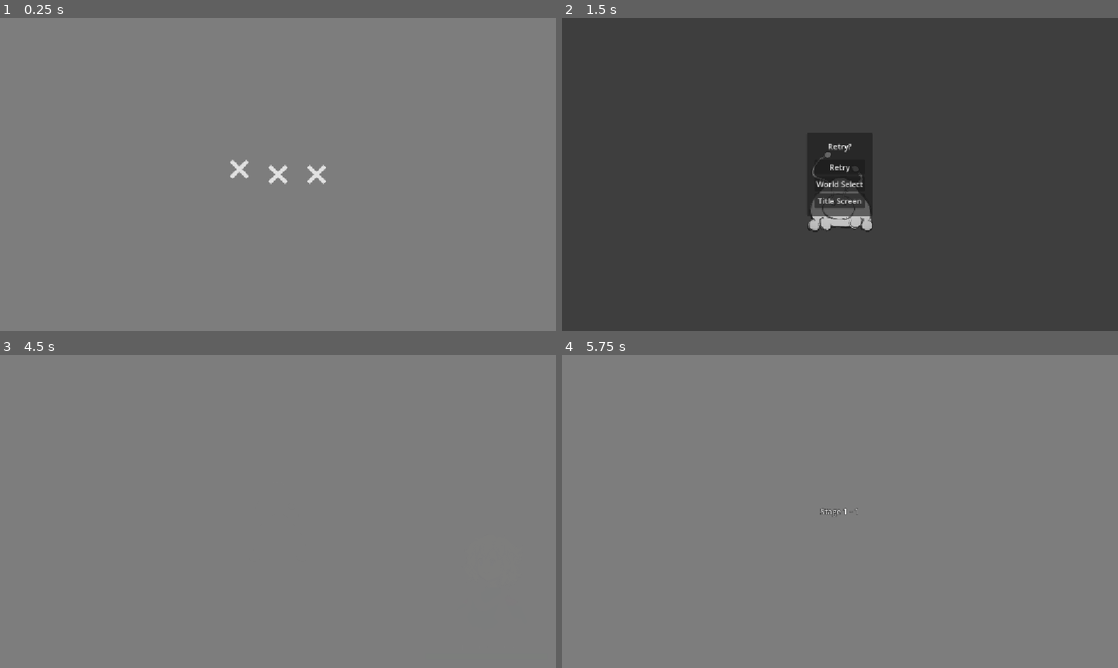
Above: before the commit, frames 1-4 (two rows, left to right).
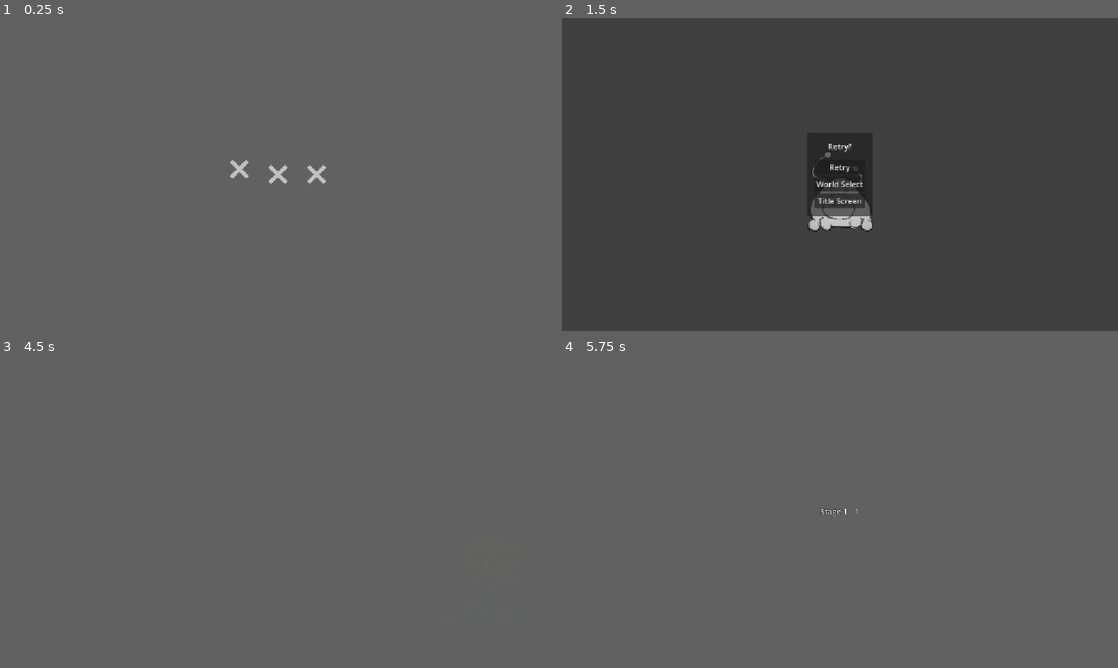
Above: after the commit, the same moments.

Repository: Adnyropast/pwkz-godot-4.7
Game: Godot game, scene res://scenes/stage_inbetween_screen.tscn
Two runs of this game, one before a commit and one after it. Both use one fixed random seed, a clock stepped at 60 frames per second and the inputs below. This scene is started directly instead of the project's main scene. The engine's default icon, where the game draws it, is replaced by a stand-in: a white triangle on a blue panel in a dark square.
Inputs:
- Up to frame 1 (0.25 s): no input
- Up to frame 2 (1.5 s): tap Enter (ui_accept) at 0.5, 0.77, 1.25 s
- Up to frame 3 (4.5 s): tap Enter (ui_accept) at 1.52 s; click "Retry" at 2 s; click "Retry" at 2.75 s; click "Retry" at 3.5 s; click "Next" at 4.25 s
- Up to frame 4 (5.75 s): click "Retry" at 5 s

The runs differ from the first frame. In frame 1, 100% of the frame differs, in the area x 0-100%, y 0-100%; in frame 2, less than 0.1%; in frame 3, 100%; in frame 4, 100%.

Commit message:
fix: fix bg animation colors

Diff:
--- a/data/WorldColors.gd
+++ b/data/WorldColors.gd
@@ -3,25 +3,25 @@
 class_name WorldColors
 
 static var BACKGROUNDS: Array[Color] = [
-	Color.html("#3E3E3E"),
-	Color.html("#613B01"),
-	Color.html("#017966"),
-	Color.html("#1171C1"),
-	Color.html("#8D0136"),
-	Color.html("#F2ED88"),
-	Color.html("#FFA8EB"),
-	Color.html("#9C01FF"),
+	Color.html("#404040"),
+	Color.html("#7e583a"),
+	Color.html("#3f785e"),
+	Color.html("#3b8db0"),
+	Color.html("#831b1b"),
+	Color.html("#f7ec73"),
+	Color.html("#f9b8f7"),
+	Color.html("#8f4cae"),
 ]
 
 static var SCREENS: Array[Color] = [
-	Color.html("#7D7D7D"),
-	Color.html("#613B01"),
-	Color.html("#017966"),
-	Color.html("#1171C1"),
-	Color.html("#8D0136"),
-	Color.html("#FFC501"),
-	Color.html("#FFA8EB"),
-	Color.html("#390179"),
+	Color.html("#616161"),
+	Color.html("#a56e40"),
+	Color.html("#18aa66"),
+	Color.html("#2e9ce0"),
+	Color.html("#af1818"),
+	Color.html("#ebe300"),
+	Color.html("#f797ef"),
+	Color.html("#6a0b9d"),
 ]
 
 static var ENEMIES: Array[Color] = [
@@ -35,6 +35,28 @@
 	Color.html("#9C01FF"),
 ]
 
+static var SCREEN_SHAPES: Array[Color] = [
+	Color.html("#c2c2c2"),
+	Color.html("#d4751c"),
+	Color.html("#12f33f"),
+	Color.html("#15e5f4"),
+	Color.html("#ff3838"),
+	Color.html("#fffb80"),
+	Color.html("#f005e8"),
+	Color.html("#9a05eb"),
+]
+
+static var ARENA_SHAPES: Array[Color] = [
+	Color.html("#c4c4c4"),
+	Color.html("#c97026"),
+	Color.html("#1ae03b"),
+	Color.html("#04cde7"),
+	Color.html("#f50000"),
+	Color.html("#fffcd6"),
+	Color.html("#ff47e7"),
+	Color.html("#bb00ff"),
+]
+
 static func get_background_color(world: int) -> Color:
 	return BACKGROUNDS[world - 1]
 
@@ -43,3 +65,9 @@
 
 static func get_enemy_color(world: int) -> Color:
 	return ENEMIES[world - 1]
+
+static func get_screen_shape_color(world: int) -> Color:
+	return SCREEN_SHAPES[world - 1]
+
+static func get_arena_shape_color(world: int) -> Color:
+	return ARENA_SHAPES[world - 1]
--- a/data/WorldConstants.gd
+++ b/data/WorldConstants.gd
@@ -223,6 +223,16 @@
 	preload("res://images/shapes/sh7.png"),
 	preload("res://images/shapes/sh8.png"),
 ]
+const WORLDS_SHAPES_WHITE: Array[Texture] = [
+	preload("res://images/shapes_white/shw1.png"),
+	preload("res://images/shapes_white/shw2.png"),
+	preload("res://images/shapes_white/shw3.png"),
+	preload("res://images/shapes_white/shw4.png"),
+	preload("res://images/shapes_white/shw5.png"),
+	preload("res://images/shapes_white/shw6.png"),
+	preload("res://images/shapes_white/shw7.png"),
+	preload("res://images/shapes_white/shw8.png"),
+]
 
 static func get_phases_count(world: int, stage: int) -> int:
 	return len(PHASES[world - 1][stage - 1])
@@ -232,3 +242,6 @@
 
 static func get_world_shape(world: int) -> Texture:
 	return WORLDS_SHAPES[world - 1]
+
+static func get_world_shape_white(world: int) -> Texture:
+	return WORLDS_SHAPES_WHITE[world - 1]
--- a/globals/WorldState.gd
+++ b/globals/WorldState.gd
@@ -19,3 +19,6 @@
 
 func get_world_shape() -> Texture:
 	return WorldConstants.get_world_shape(current_world)
+
+func get_world_shape_white() -> Texture:
+	return WorldConstants.get_world_shape_white(current_world)
--- a/scenes/background_animations/background_animation_single_particle.gd
+++ b/scenes/background_animations/background_animation_single_particle.gd
@@ -3,4 +3,6 @@
 @onready var sprite: Sprite3D = $FadeIn/Sprite3D
 
 func _ready() -> void:
-	sprite.texture = WorldConstants.get_world_shape(WorldState.current_world)
+	sprite.texture = WorldConstants.get_world_shape_white(WorldState.current_world)
+	sprite.modulate = WorldColors.get_arena_shape_color(WorldState.current_world)
+	sprite.modulate.a = 191/256.0
--- a/scenes/background_animations/background_animation_single_particle_dot.gd
+++ b/scenes/background_animations/background_animation_single_particle_dot.gd
@@ -4,7 +4,9 @@
 @onready var sprite: Sprite3D = $Opacity/Sprite3D
 
 func _ready() -> void:
-	sprite.texture = WorldConstants.get_world_shape(WorldState.current_world)
+	sprite.texture = WorldConstants.get_world_shape_white(WorldState.current_world)
+	sprite.modulate = WorldColors.get_arena_shape_color(WorldState.current_world)
+	sprite.modulate.a = 191/256.0
 
 func set_opacity(opacity: float) -> void:
 	opacity_node.modulate.a = opacity
--- a/scenes/stage_inbetween_screen.gd
+++ b/scenes/stage_inbetween_screen.gd
@@ -22,6 +22,9 @@
 		Scenes.go_to_battle_scene()
 
 func set_textures() -> void:
-	shape_texture_1.texture = WorldState.get_world_shape()
-	shape_texture_2.texture = WorldState.get_world_shape()
-	shape_texture_3.texture = WorldState.get_world_shape()
+	shape_texture_1.texture = WorldState.get_world_shape_white()
+	shape_texture_1.modulate = WorldColors.get_screen_shape_color(WorldState.current_world)
+	shape_texture_2.texture = WorldState.get_world_shape_white()
+	shape_texture_2.modulate = WorldColors.get_screen_shape_color(WorldState.current_world)
+	shape_texture_3.texture = WorldState.get_world_shape_white()
+	shape_texture_3.modulate = WorldColors.get_screen_shape_color(WorldState.current_world)
Binary file added: images/shapes_white/shw1.png
Not shown, added: images/shapes_white/shw1.png.import
Binary file added: images/shapes_white/shw2.png
Not shown, added: images/shapes_white/shw2.png.import
Binary file added: images/shapes_white/shw3.png
Not shown, added: images/shapes_white/shw3.png.import
Binary file added: images/shapes_white/shw4.png
Not shown, added: images/shapes_white/shw4.png.import
Binary file added: images/shapes_white/shw5.png
Not shown, added: images/shapes_white/shw5.png.import
Binary file added: images/shapes_white/shw6.png
Not shown, added: images/shapes_white/shw6.png.import
(and 4 more such lines)
